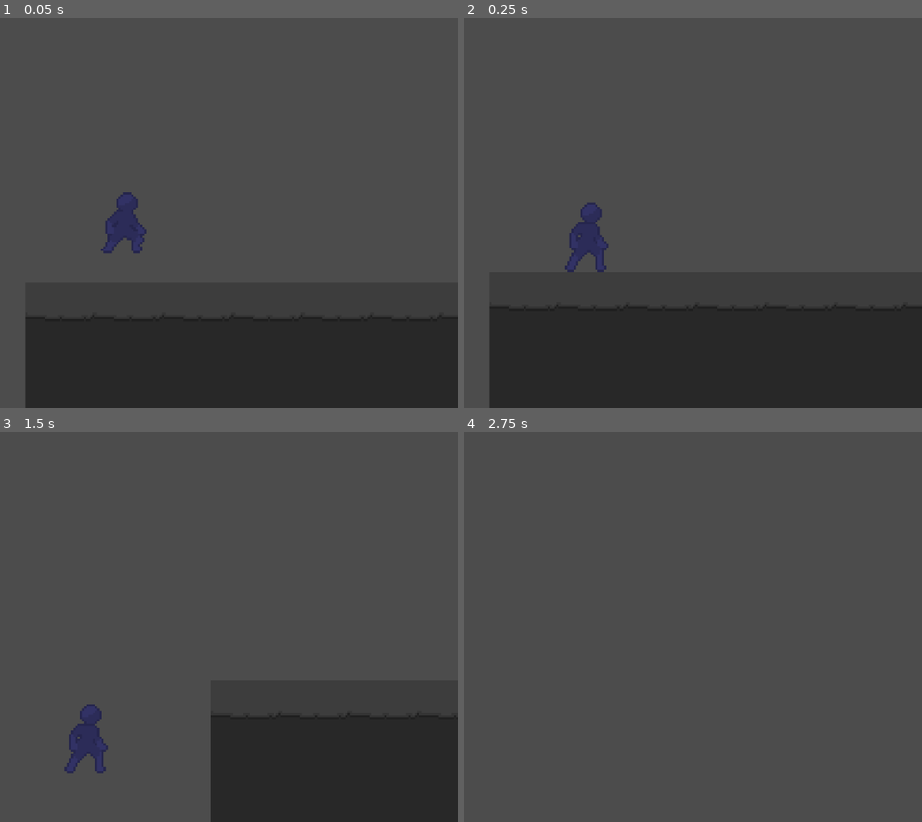
Above: before the commit, frames 1-4 (two rows, left to right).
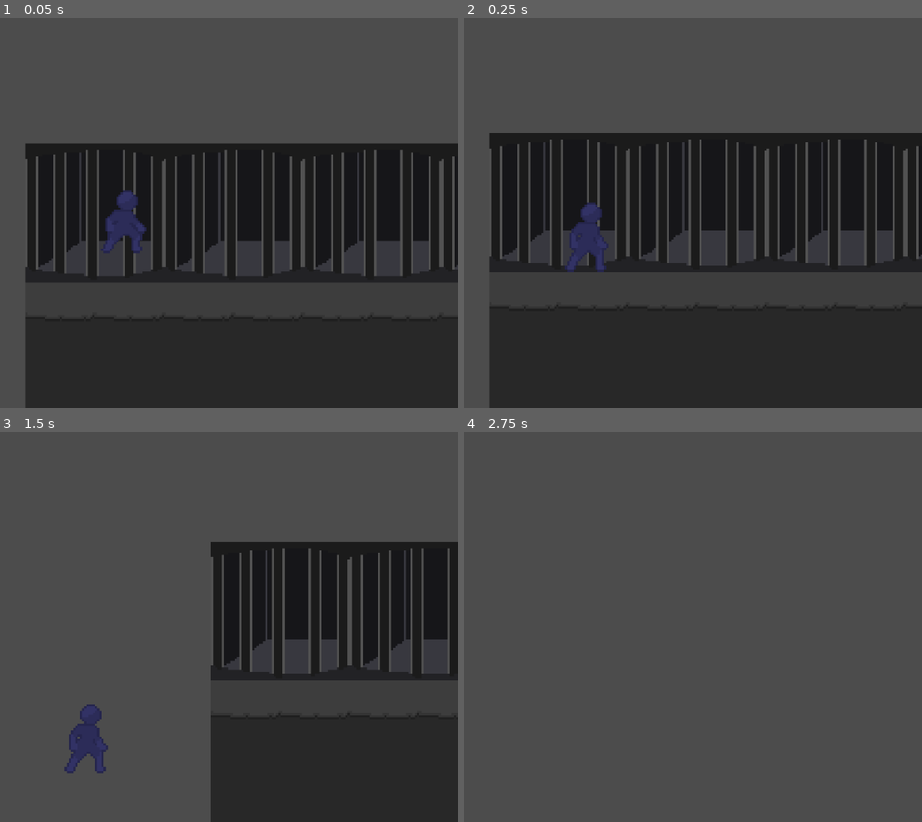
Above: after the commit, the same moments.

Repository: Arpixel/GameJam
Game: Godot game, scene res://Scenes/level0.tscn
The game is run twice, just before and just after one commit, with the same random seed, the same clock (stepped at 60 frames per second) and the same inputs.
Inputs:
- Up to frame 1 (0.05 s): no input
- Up to frame 2 (0.25 s): no input
- Up to frame 3 (1.5 s): hold A (A) 0.53-1.28 s; tap Space (ui_select) at 0.77 s; tap D (D) at 0.8, 1.35 s
- Up to frame 4 (2.75 s): tap Space (ui_select) at 1.52 s; tap A (A) at 1.55 s; hold A (A) from 2.03 s (still down); tap D (D) at 2.3 s

The runs differ from the first frame. In frame 1, 25% of the frame differs, in the area x 5-100%, y 32-68%; in frame 2, 25%, in the area x 5-100%, y 29-66%; in frame 3, 15%; in frame 4, nothing differs.

Commit message:
Hücre Yeni

Diff:
--- a/Scenes/Player.tscn
+++ b/Scenes/Player.tscn
@@ -61,7 +61,7 @@
 
 [node name="AnimatedSprite" type="AnimatedSprite" parent="Player"]
 frames = SubResource( 11 )
-frame = 3
+frame = 5
 playing = true
 
 [node name="CollisionShape2D" type="CollisionShape2D" parent="Player"]
--- a/Scenes/level0.tscn
+++ b/Scenes/level0.tscn
@@ -1,8 +1,9 @@
-[gd_scene load_steps=7 format=2]
+[gd_scene load_steps=9 format=2]
 
 [ext_resource path="res://PixelArts/ZeminTaban.png" type="Texture" id=1]
 [ext_resource path="res://PixelArts/Zemin.png" type="Texture" id=2]
 [ext_resource path="res://Scenes/Player.tscn" type="PackedScene" id=3]
+[ext_resource path="res://PixelArts/Hucre.png" type="Texture" id=4]
 
 [sub_resource type="ConvexPolygonShape2D" id=1]
 points = PoolVector2Array( 0, 0, 32, 0, 32, 32, 0, 32 )
@@ -54,13 +55,34 @@
 } ]
 1/z_index = 0
 
+[sub_resource type="TileSet" id=5]
+0/name = "Hucre.png 0"
+0/texture = ExtResource( 4 )
+0/tex_offset = Vector2( 0, 0 )
+0/modulate = Color( 1, 1, 1, 1 )
+0/region = Rect2( 0, 0, 64, 64 )
+0/tile_mode = 0
+0/occluder_offset = Vector2( 0, 0 )
+0/navigation_offset = Vector2( 0, 0 )
+0/shape_offset = Vector2( 0, 0 )
+0/shape_transform = Transform2D( 1, 0, 0, 1, 0, 0 )
+0/shape_one_way = false
+0/shape_one_way_margin = 0.0
+0/shapes = [  ]
+0/z_index = 0
+
 [node name="level0" type="Node2D"]
 
-[node name="TileMap" type="TileMap" parent="."]
+[node name="32x32" type="TileMap" parent="."]
 tile_set = SubResource( 3 )
 cell_size = Vector2( 32, 32 )
 format = 1
 tile_data = PoolIntArray( 0, 0, 0, 1, 0, 0, 2, 0, 0, 3, 0, 0, 4, 0, 0, 5, 0, 0, 6, 0, 0, 7, 0, 0, 8, 0, 0, 9, 0, 0, 10, …(807 unchanged characters)…
 
+[node name="64" type="TileMap" parent="."]
+tile_set = SubResource( 5 )
+format = 1
+tile_data = PoolIntArray( -65536, 0, 0, -65535, 0, 0, -65534, 0, 0, -65533, 0, 0, -65532, 0, 0, -65531, 0, 0, -65530, 0, 0 )
+
 [node name="Player" parent="." instance=ExtResource( 3 )]
 position = Vector2( 46, -32 )
Binary file added: PixelArts/Hucre.png
Not shown, added: PixelArts/Hucre.png.import
